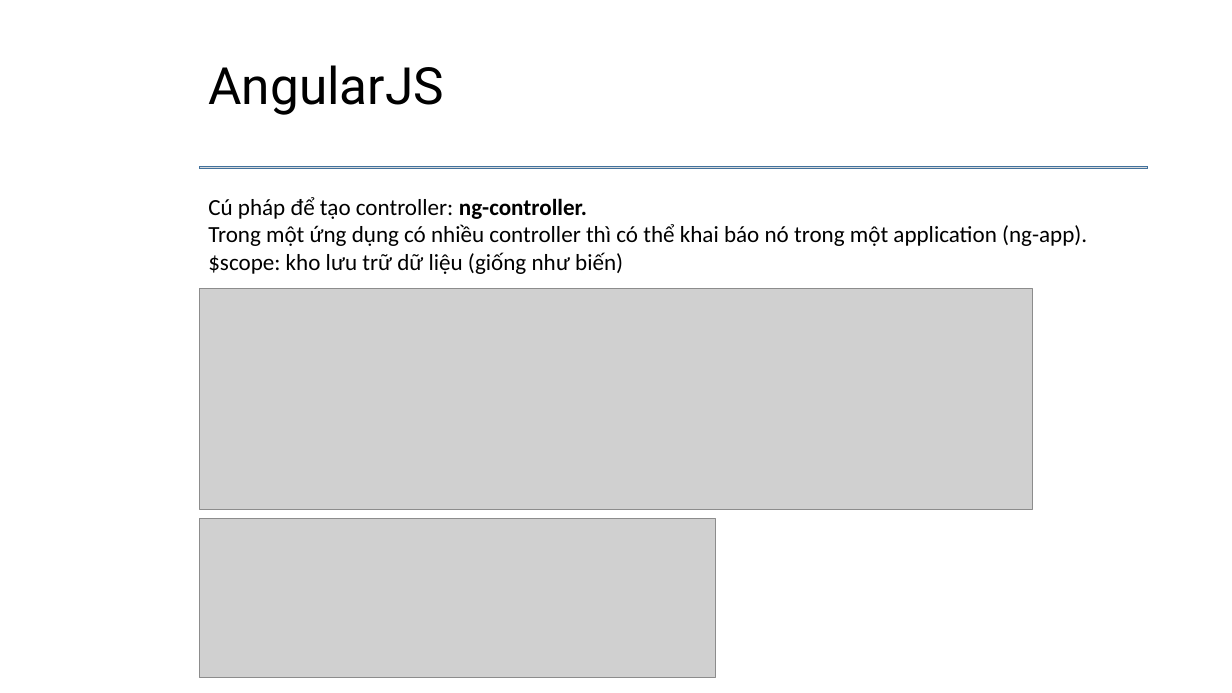
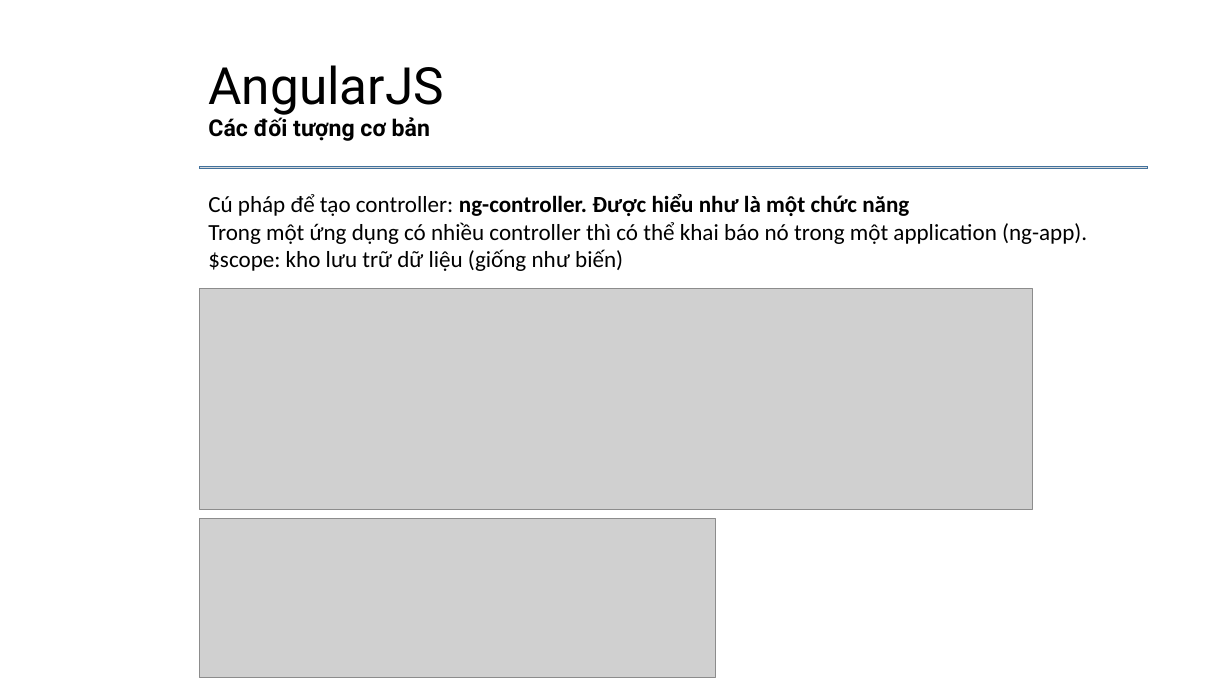
Before and after one commit to daotuyen9244/Indruino-Iot-Project, a slide deck: slide 7 of FW/Minh/Task4/Task4 - Minh.pptx. Drawn at 1232x693 pixels with LibreOffice and Linux fonts; fonts in the diff are those of the drawing; grey boxes stand for pictures; background and template pictures are left out. Boxes give left, top, right and bottom in pixels: in the first picture for what was removed or moved away, otherwise in the second. Text is boxed around its words. In the diff, an @@ line names an element or a change of style, - is before the commit and + after.

```diff
--- a/FW/Minh/Task4/Task4 - Minh.pptx
+++ b/FW/Minh/Task4/Task4 - Minh.pptx
@@ subtitle added at (208,117,430,141), 18 pt, text #000000, bold @@
+Các đối tượng cơ bản
@@ text at (208,194,909,216): text changed; bold on @@
-Cú pháp để tạo controller: ng-controller.
+Cú pháp để tạo controller: ng-controller. Được hiểu như là một chức năng
```
Also in this commit, not shown: 4 other slides changed, 5 slides added, 2 slides removed, 1 other file.
